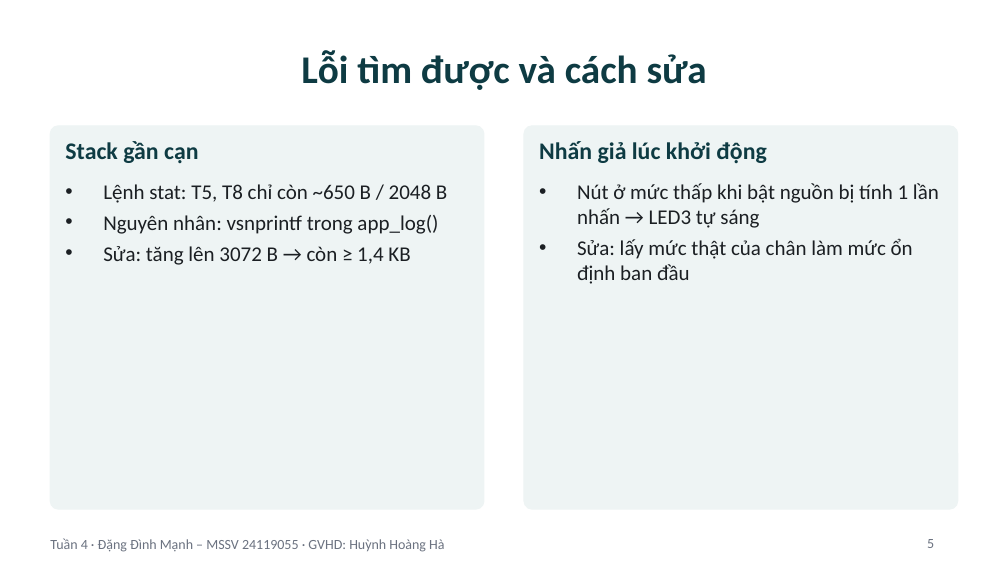
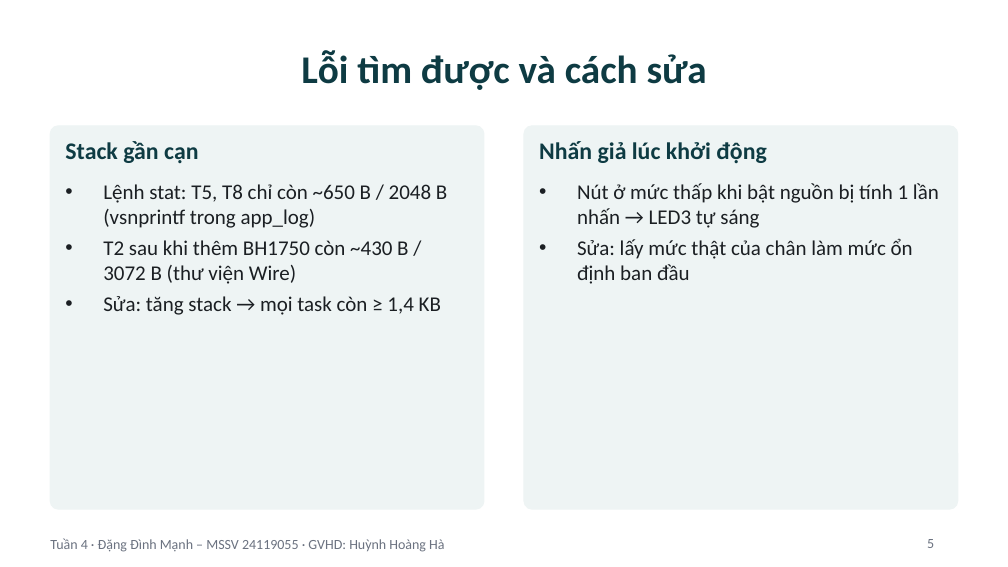
Before and after one commit to Astronaut216/rtos-freertos-esp32s3, a slide deck: slide 5 of 03_Reports/Slide_Tuan4_ProjectCaNhan.pptx. Drawn at 1008x567 pixels with LibreOffice and Linux fonts; fonts in the diff are those of the drawing. Boxes give left, top, right and bottom in pixels: in the first picture for what was removed or moved away, otherwise in the second. Text is boxed around its words. In the diff, an @@ line names an element or a change of style, - is before the commit and + after.

```diff
--- a/03_Reports/Slide_Tuan4_ProjectCaNhan.pptx
+++ b/03_Reports/Slide_Tuan4_ProjectCaNhan.pptx
@@ text at box(103, 184, 447, 315): text changed @@
-• Lệnh stat: T5, T8 chỉ còn ~650 B / 2048 B
-• Nguyên nhân: vsnprintf trong app_log()
-• Sửa: tăng lên 3072 B → còn ≥ 1,4 KB
+• Lệnh stat: T5, T8 chỉ còn ~650 B / 2048 B (vsnprintf trong app_log)
+• T2 sau khi thêm BH1750 còn ~430 B / 3072 B (thư viện Wire)
+• Sửa: tăng stack → mọi task còn ≥ 1,4 KB
```
Also in this commit, not shown: 3 other slides changed, 21 other files.
